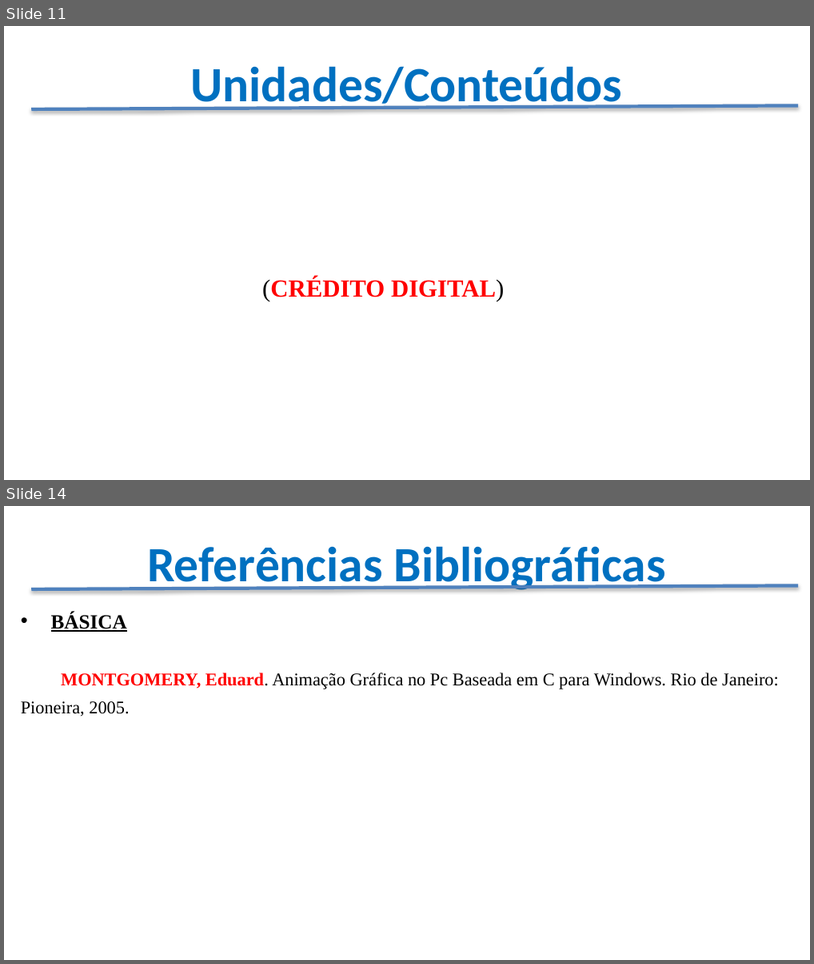
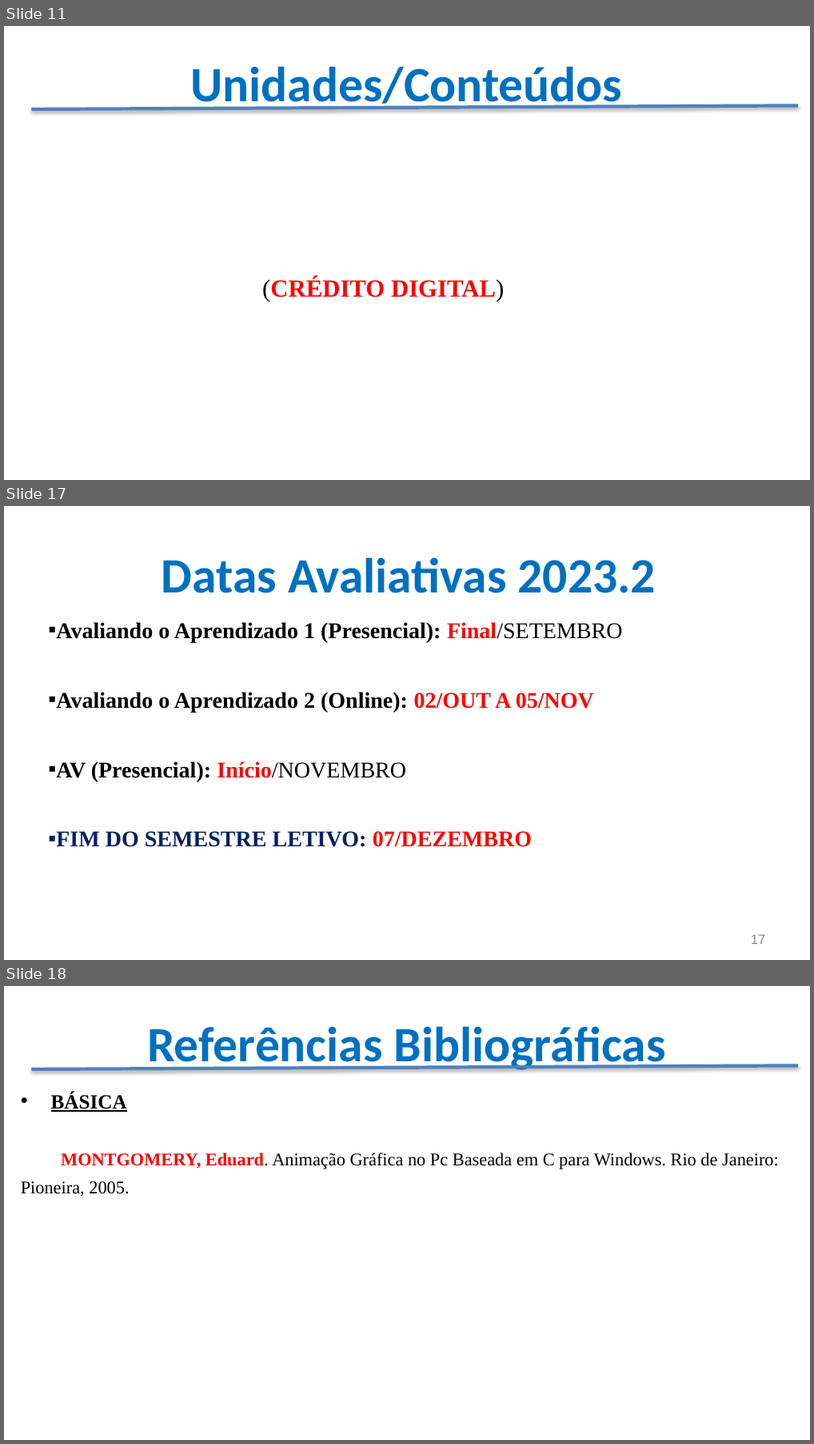
Before and after one commit to CloudEducationBrazil/WydenBancoDados, a slide deck: Apresentação - Banco de Dados.pptx. Shown one above the other, each under a label of ours: slides 11 and 14 before the commit, slides 11, 17 and 18 after it; the slides between them are not shown. The pictures are 814x964 and 814x1444 pixels, drawn with LibreOffice and Linux fonts; fonts in the diff are those of the drawing; background and template pictures are left out. Boxes give left, top, right and bottom in pixels: in the first picture for what was removed or moved away, otherwise in the second. Text is boxed around its words. In the diff, an @@ line names an element or a change of style, - is before the commit and + after.

Commit message:
Atualização de semestre ... 2023.2

```diff
--- a/Apresentação - Banco de Dados.pptx
+++ b/Apresentação - Banco de Dados.pptx
@@ slide 17 added at [4,506,810,960], background picture (left out) @@
@@ title added at [162,557,656,593], 44 pt, text #0070C0, bold @@
+Datas Avaliativas 2023.2
@@ text added at [56,622,623,847], 20 pt, text #000000, bold @@
+▪ Avaliando o Aprendizado 1 (Presencial): Final/SETEMBRO
+▪ Avaliando o Aprendizado 2 (Online): 02/OUT A 05/NOV
+▪ AV (Presencial): Início/NOVEMBRO
+▪ FIM DO SEMESTRE LETIVO: 07/DEZEMBRO
@@ page number added at [751,934,766,944], 12 pt, text #888888 @@
+17
@@ what was slide 14 is now slide 18 @@
```
Also in this commit, not shown: 2 slides changed, 3 other slides added, 3 other files.
